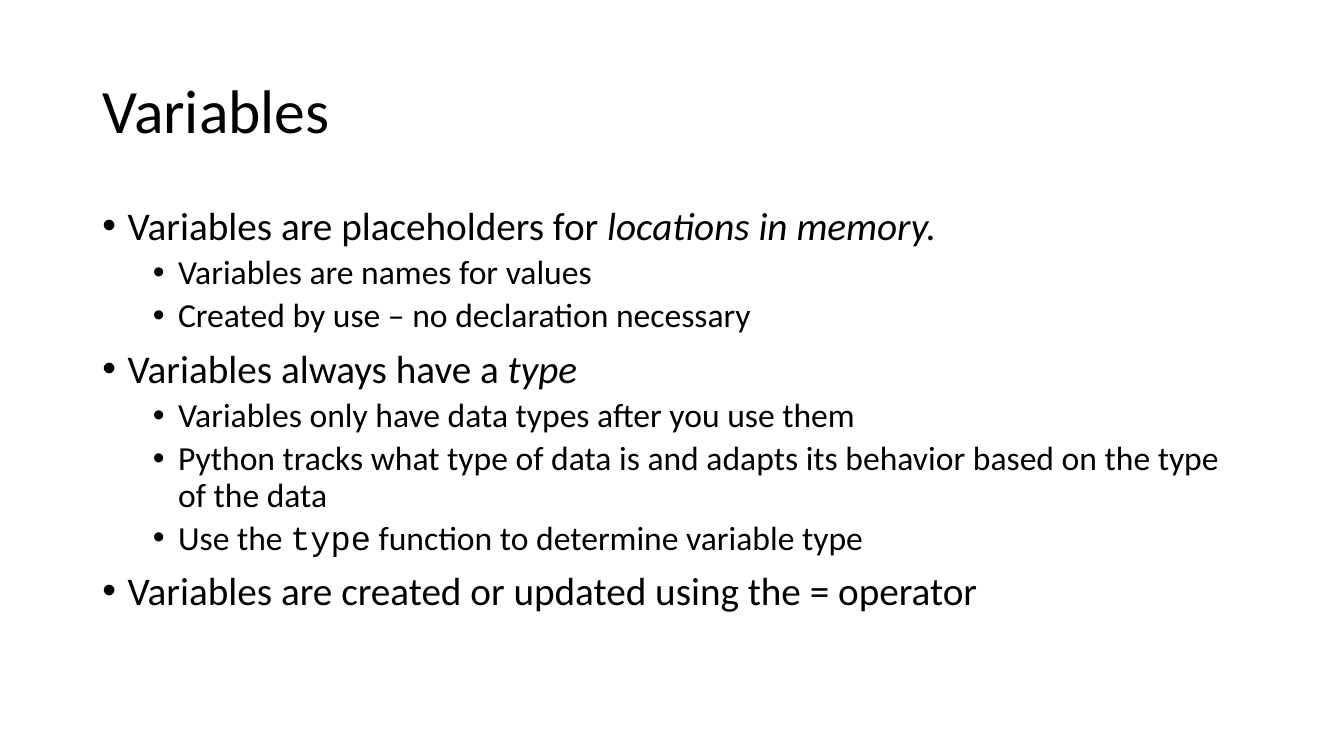
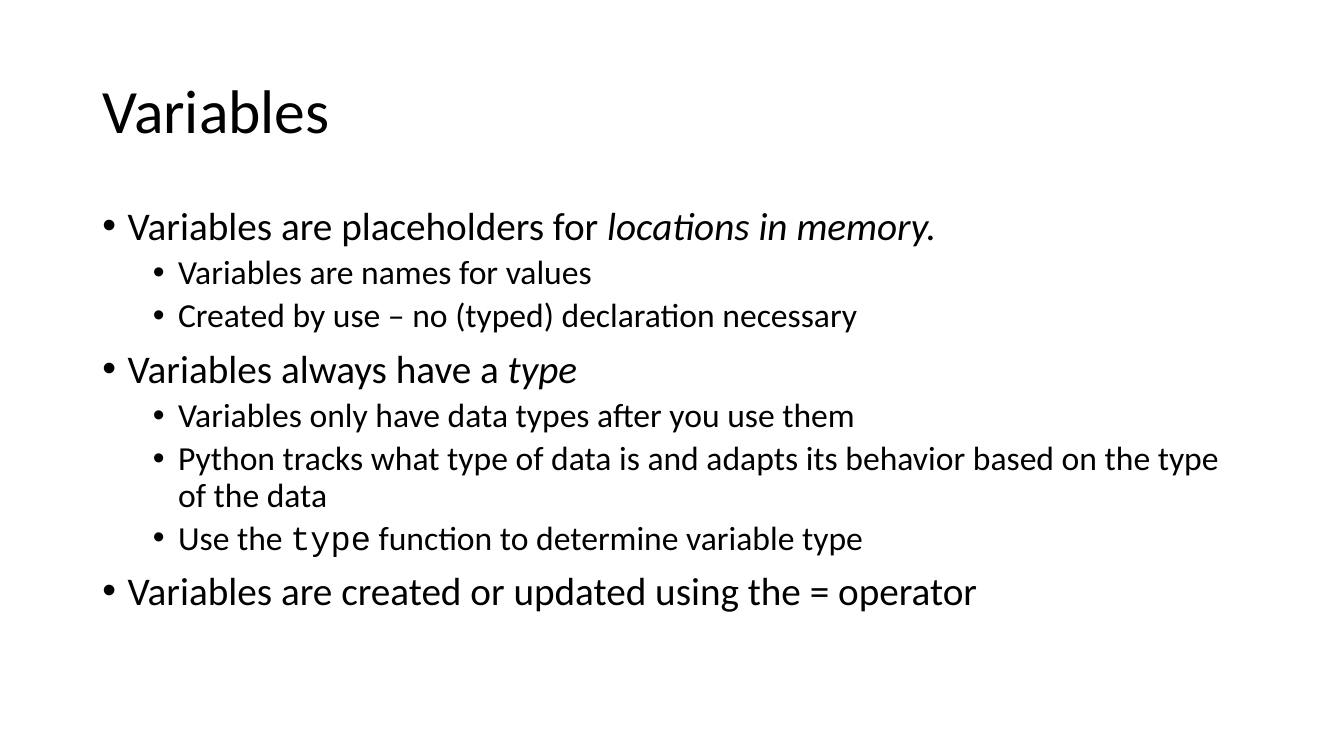
Before and after one commit to moravveji/python_intro_training, a slide deck: slide 4 of slides-pptx/04-Python_intro-variables_operators.pptx. Drawn at 1344x756 pixels with LibreOffice and Linux fonts; fonts in the diff are those of the drawing. Boxes give left, top, right and bottom in pixels: in the first picture for what was removed or moved away, otherwise in the second. Text is boxed around its words. In the diff, an @@ line names an element or a change of style, - is before the commit and + after.

```diff
--- a/slides-pptx/04-Python_intro-variables_operators.pptx
+++ b/slides-pptx/04-Python_intro-variables_operators.pptx
@@ text at (x1=178, y1=302, x2=857, y2=333): text changed @@
-  • Created by use – no declaration necessary
+  • Created by use – no (typed) declaration necessary
```
Also in this commit, not shown: 14 other files.
